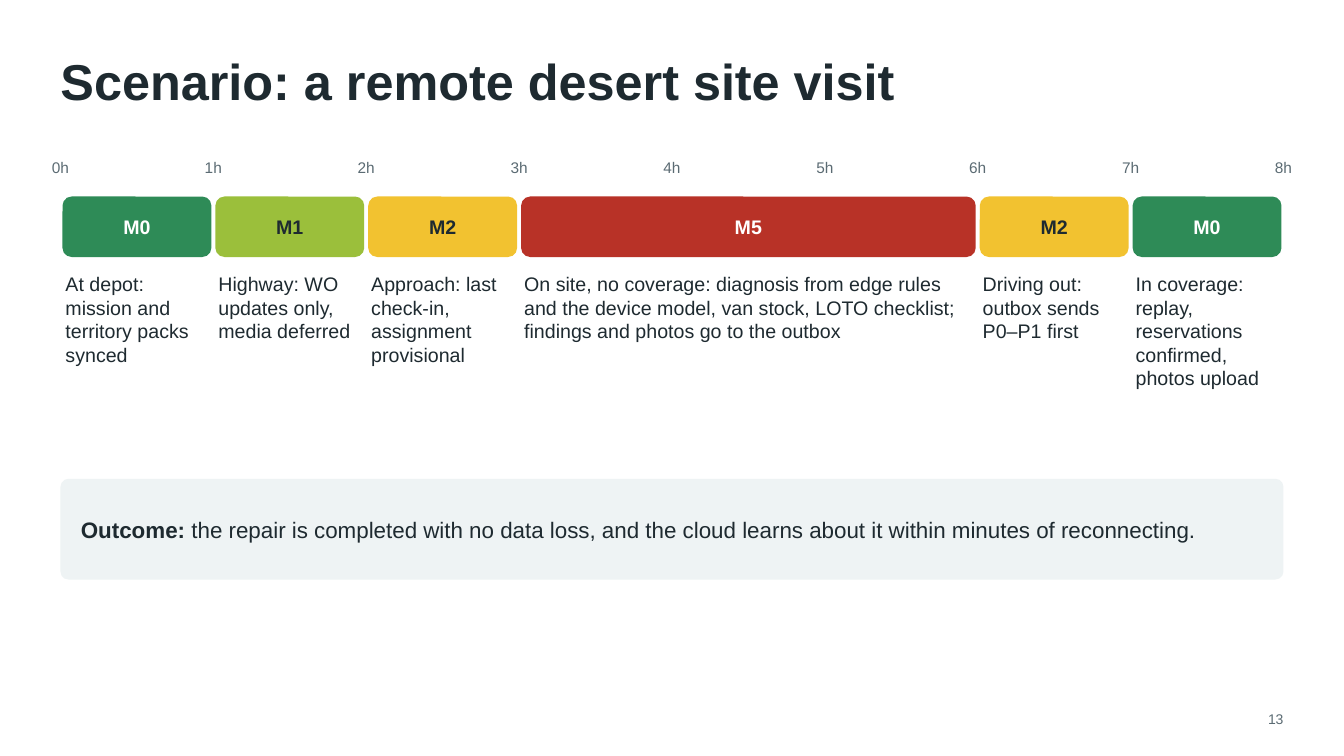
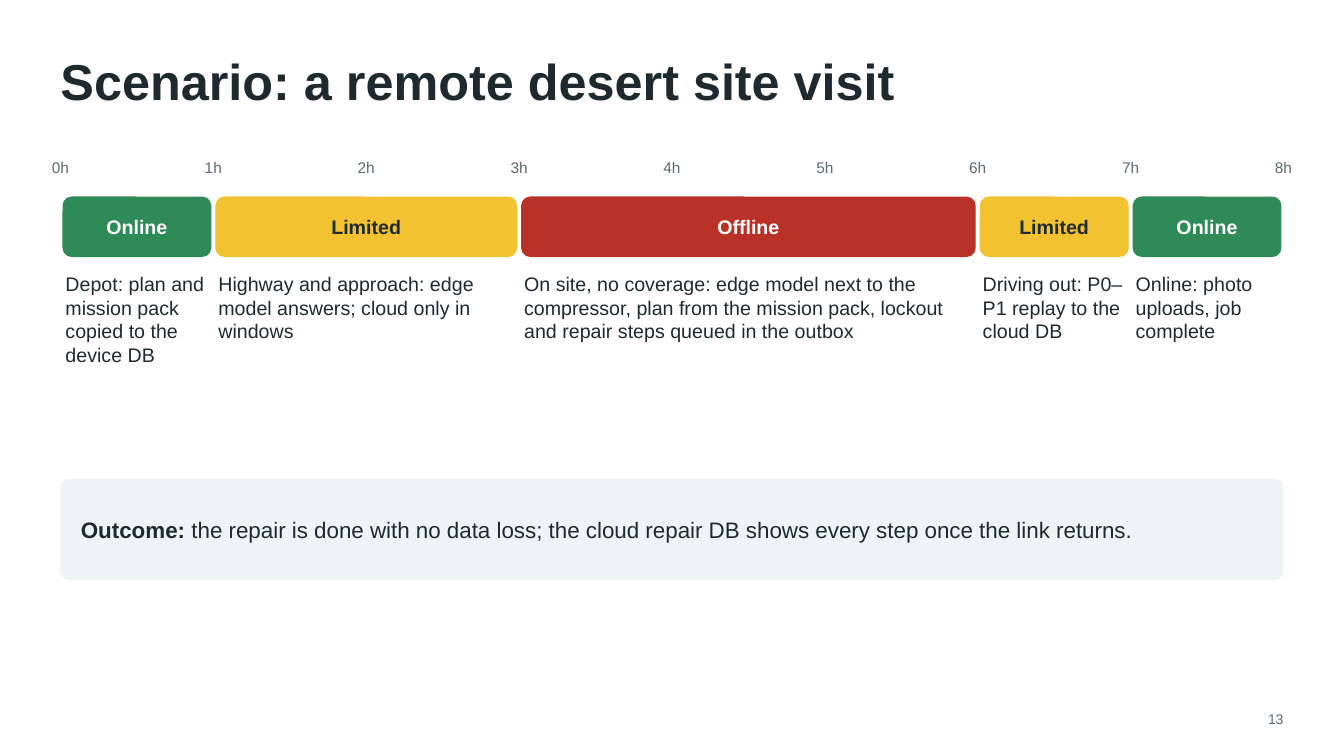
Before and after one commit to chandra50/hybrid-ai-service, a slide deck: slide 13 of docs/hybrid-ai-design.pptx. Drawn at 1344x756 pixels with LibreOffice and Linux fonts; fonts in the diff are those of the drawing. Boxes give left, top, right and bottom in pixels: in the first picture for what was removed or moved away, otherwise in the second. Text is boxed around its words. In the diff, an @@ line names an element or a change of style, - is before the commit and + after.

```diff
--- a/docs/hybrid-ai-design.pptx
+++ b/docs/hybrid-ai-design.pptx
@@ rounded rectangle "Limited": place and size @@
-rounded rectangle "Limited" at <box>216,197,365,257</box>
+rounded rectangle "Limited" at <box>216,197,517,257</box>
@@ rounded rectangle "Limited" at <box>216,197,517,257</box>: fill #9BBF3B to #F2C230 @@
@@ rounded rectangle removed at <box>368,197,517,257</box> @@
-M2
@@ rounded rectangle added at <box>980,197,1129,257</box>, fill #F2C230, 14 pt, text #1E2A30, bold @@
+Limited
@@ rounded rectangle "Online": place and size @@
-rounded rectangle "Online" at <box>980,197,1129,257</box>
+rounded rectangle "Online" at <box>1133,197,1282,257</box>
@@ rounded rectangle "Online" at <box>1133,197,1282,257</box>: fill #F2C230 to #2E8B57 @@
@@ rounded rectangle removed at <box>1133,197,1282,257</box> @@
-M0
@@ text in rounded rectangle at <box>106,219,167,234</box>: text changed @@
-M0
+Online
@@ text in rounded rectangle at <box>331,219,401,234</box>: text changed @@
-M1
+Limited
@@ text in rounded rectangle at <box>717,219,779,234</box>: text changed @@
-M5
+Offline
@@ text in rounded rectangle at <box>1176,219,1237,234</box>: text changed; text colour #1E2A30 to #FFFFFF @@
-M2
+Online
@@ text at <box>65,276,204,362</box>: text changed @@
-At depot: mission and territory packs synced
+Depot: plan and mission pack copied to the device DB
@@ text at <box>218,276,474,338</box>: text changed @@
-Highway: WO updates only, media deferred
+Highway and approach: edge model answers; cloud only in windows
@@ text removed at <box>371,276,497,366</box> @@
-Approach: last check-in, assignment provisional
@@ text at <box>524,276,943,342</box>: text changed @@
-On site, no coverage: diagnosis from edge rules and the device model, van stock, LOTO checklist; findings and photos go to the outbox
+On site, no coverage: edge model next to the compressor, plan from the mission pack, lockout and repair steps queued in the outbox
@@ text at <box>983,276,1122,338</box>: text changed @@
-Driving out: outbox sends P0–P1 first
+Driving out: P0–P1 replay to the cloud DB
@@ text removed at <box>1136,277,1259,389</box> @@
-In coverage: replay, reservations confirmed, photos upload
@@ text added at <box>1136,276,1252,342</box>, 14 pt, text #1E2A30 @@
+Online: photo uploads, job complete
@@ text in rounded rectangle at <box>81,521,1132,543</box>: text changed @@
-Outcome: the repair is completed with no data loss, and the cloud learns about it within minutes of reconnecting.
+Outcome: the repair is done with no data loss; the cloud repair DB shows every step once the link returns.
```
Also in this commit, not shown: 17 other slides changed, 3 slides added, 3 slides removed, 21 other files.
